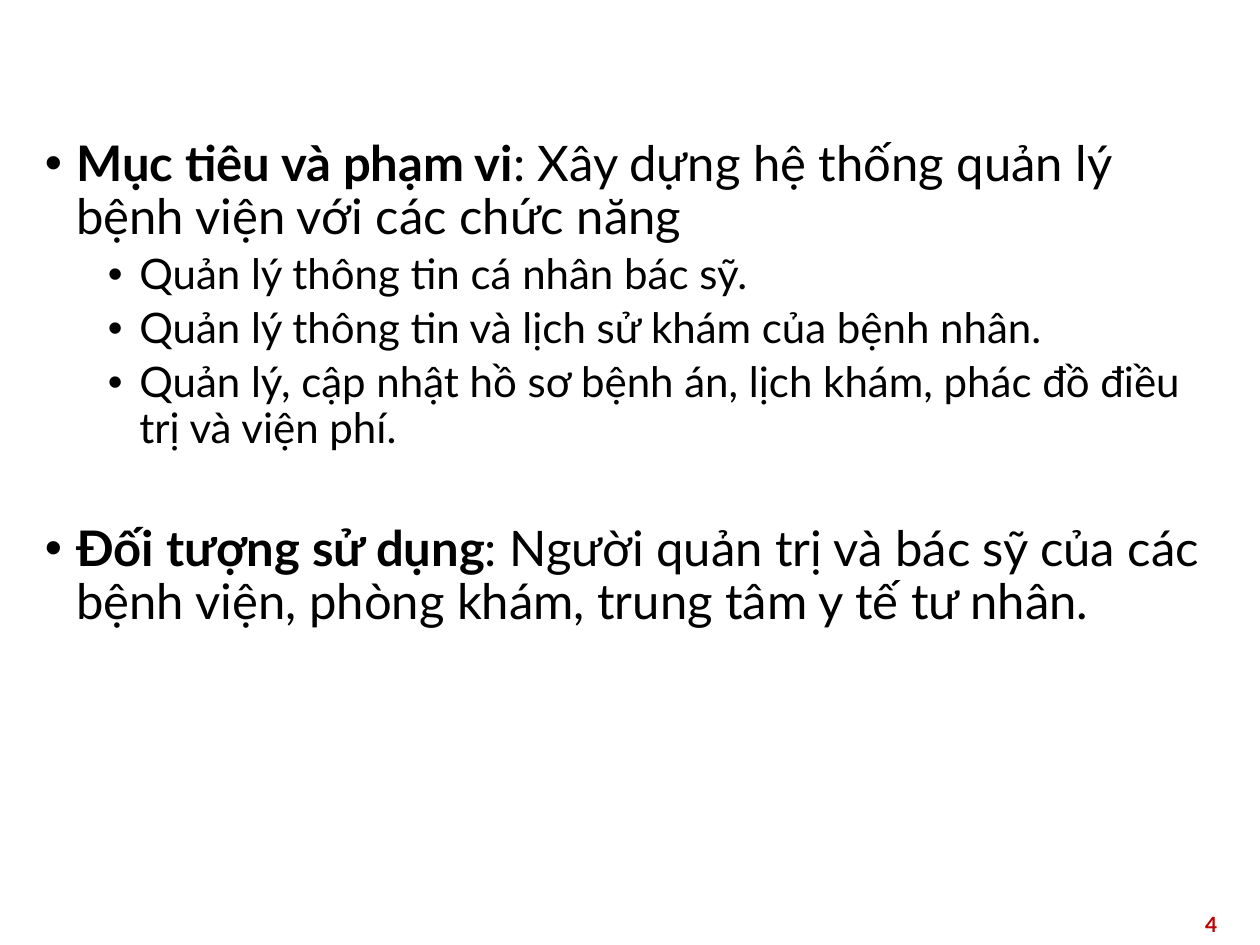
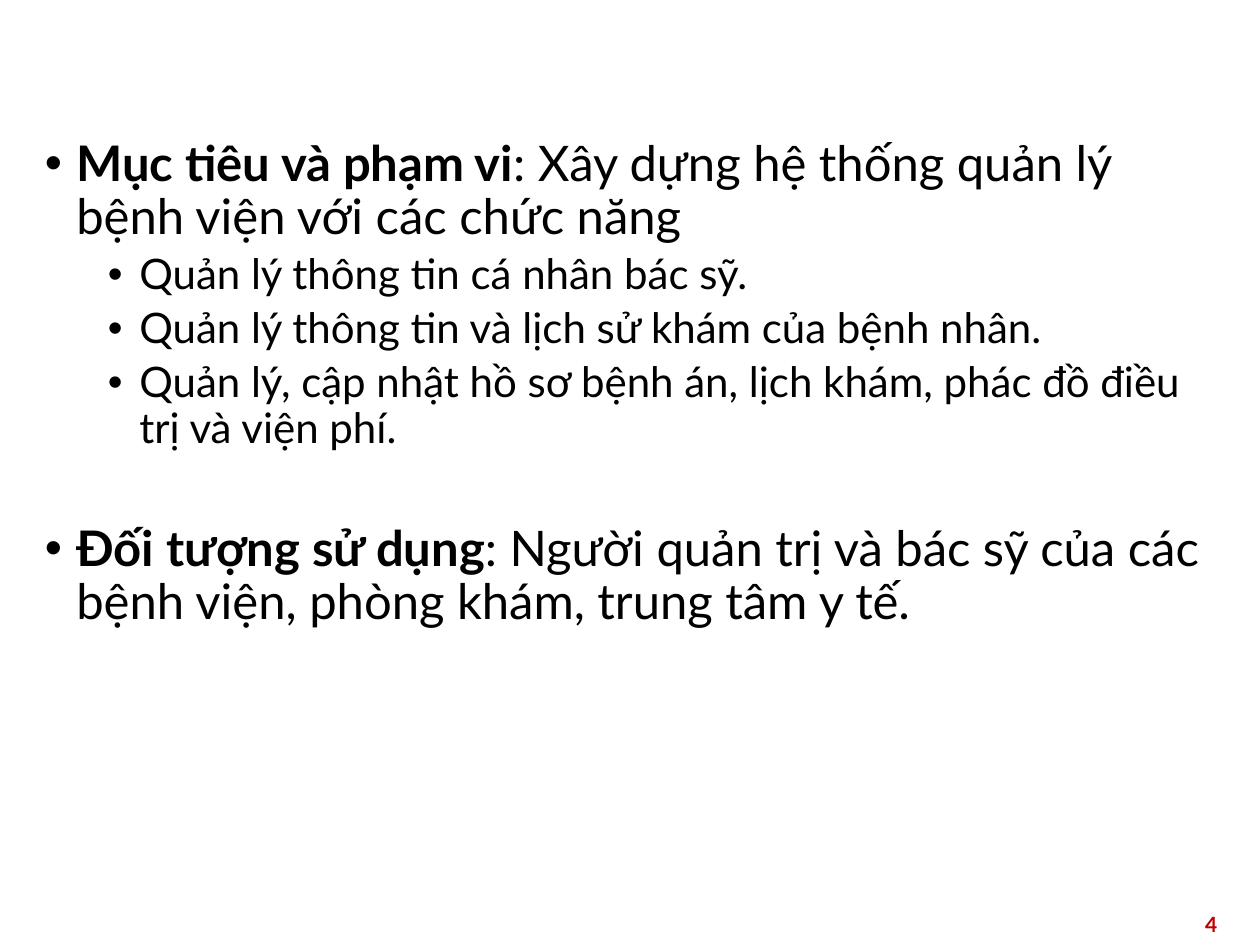
Before and after one commit to hkgkhanh/OOP-Final-Project, a slide deck: slide 4 of report/slide.pptx. Drawn at 1260x945 pixels with LibreOffice and Linux fonts; fonts in the diff are those of the drawing; background and template pictures are left out. Boxes give left, top, right and bottom in pixels: in the first picture for what was removed or moved away, otherwise in the second. Text is boxed around its words. In the diff, an @@ line names an element or a change of style, - is before the commit and + after.

```diff
--- a/report/slide.pptx
+++ b/report/slide.pptx
@@ text at (76,526,1199,628): text changed @@
-• Đối tượng sử dụng: Người quản trị và bác sỹ của các bệnh viện, phòng khám, trung tâm y tế tư nhân.
+• Đối tượng sử dụng: Người quản trị và bác sỹ của các bệnh viện, phòng khám, trung tâm y tế.
```
Also in this commit, not shown: 1 other slide changed, 1 slide added, 1 other file.
